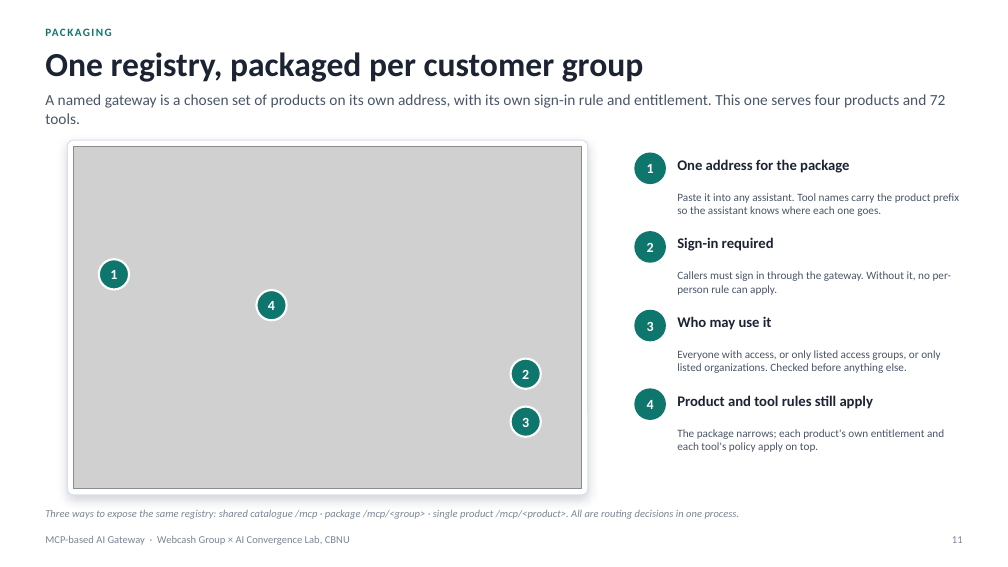
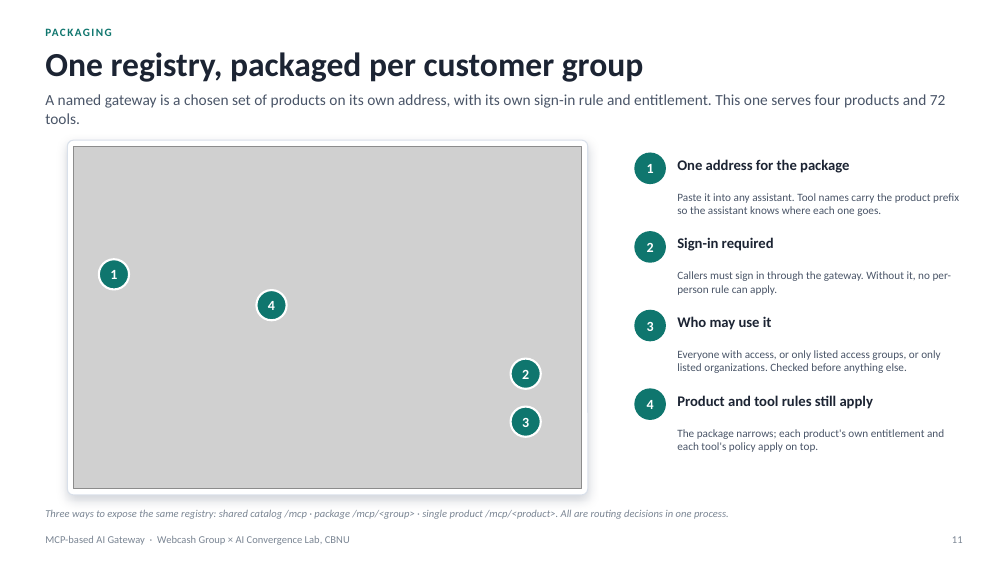
Before and after one commit to Chansokheang/MCP_Server_Portal, a slide deck: slide 11 of docs/webcash-ai-gateway-concept-visual.pptx. Drawn at 1008x567 pixels with LibreOffice and Linux fonts; fonts in the diff are those of the drawing; grey boxes stand for pictures. Boxes give left, top, right and bottom in pixels: in the first picture for what was removed or moved away, otherwise in the second. Text is boxed around its words. In the diff, an @@ line names an element or a change of style, - is before the commit and + after.

```diff
--- a/docs/webcash-ai-gateway-concept-visual.pptx
+++ b/docs/webcash-ai-gateway-concept-visual.pptx
@@ text at (45, 510, 729, 519): text changed @@
-Three ways to expose the same registry: shared catalogue /mcp · package /mcp/<group> · single product /mcp/<product>. All are routing decisions in one process.
+Three ways to expose the same registry: shared catalog /mcp · package /mcp/<group> · single product /mcp/<product>. All are routing decisions in one process.
```
Also in this commit, not shown: 12 other slides changed, 1 other file.
